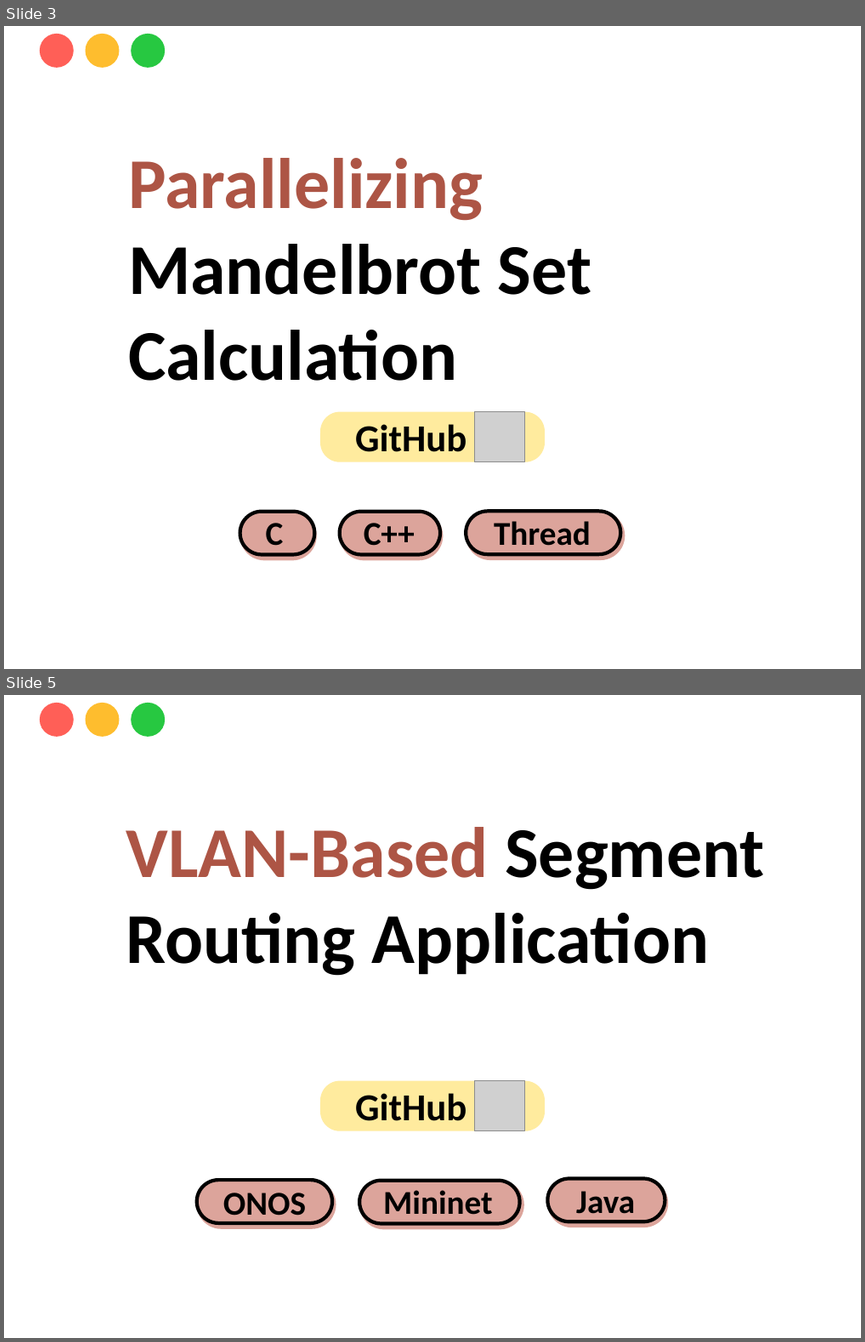
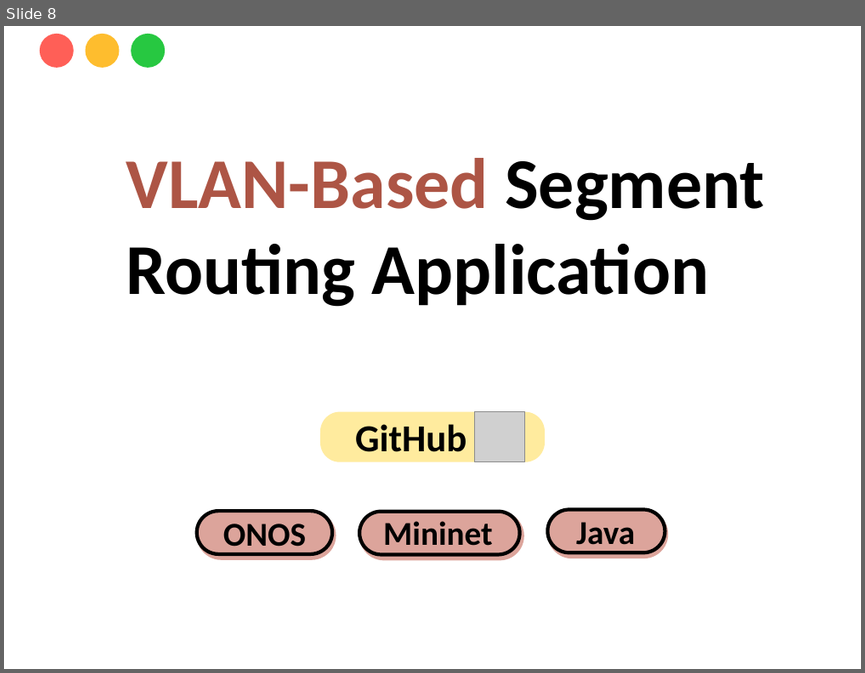
Before and after one commit to yinhsuan/portfolio, a slide deck: project image.pptx. Shown one above the other, each under a label of ours: slides 3 and 5 before the commit, slide 8 after it; the slides between them are not shown. The pictures are 865x1342 and 865x673 pixels, drawn with LibreOffice and Linux fonts; fonts in the diff are those of the drawing; grey boxes stand for pictures; background and template pictures are left out. Boxes give left, top, right and bottom in pixels: in the first picture for what was removed or moved away, otherwise in the second. Text is boxed around its words. In the diff, an @@ line names an element or a change of style, - is before the commit and + after.

```diff
--- a/project image.pptx
+++ b/project image.pptx
@@ slide 3 removed at [4,26,861,669], background picture (left out) @@
@@ ellipse removed at [39,34,74,68] @@
@@ ellipse removed at [86,34,120,68] @@
@@ ellipse removed at [131,34,166,68] @@
@@ text removed at [128,158,591,380] @@
-Parallelizing
-Mandelbrot Set Calculation
@@ rounded rectangle removed at [320,412,545,462] @@
@@ text removed at [355,424,466,452] @@
-GitHub
@@ picture removed at [474,412,525,462] @@
@@ group removed at [239,511,625,560]: 6 rounded rectangles, 3 texts @@
-C
-C++
-Thread
@@ what was slide 5 is now slide 8 @@
```
Also in this commit, not shown: 4 slides changed, 2 slides added, 1 other slide removed, 13 other files.
